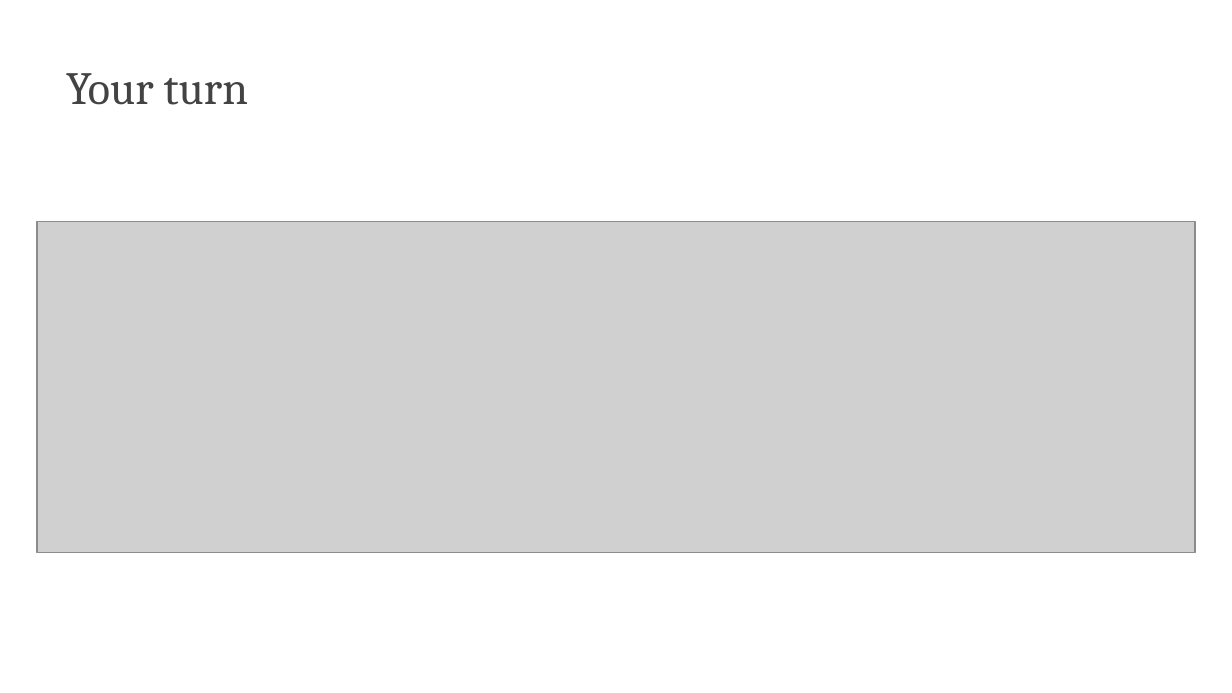
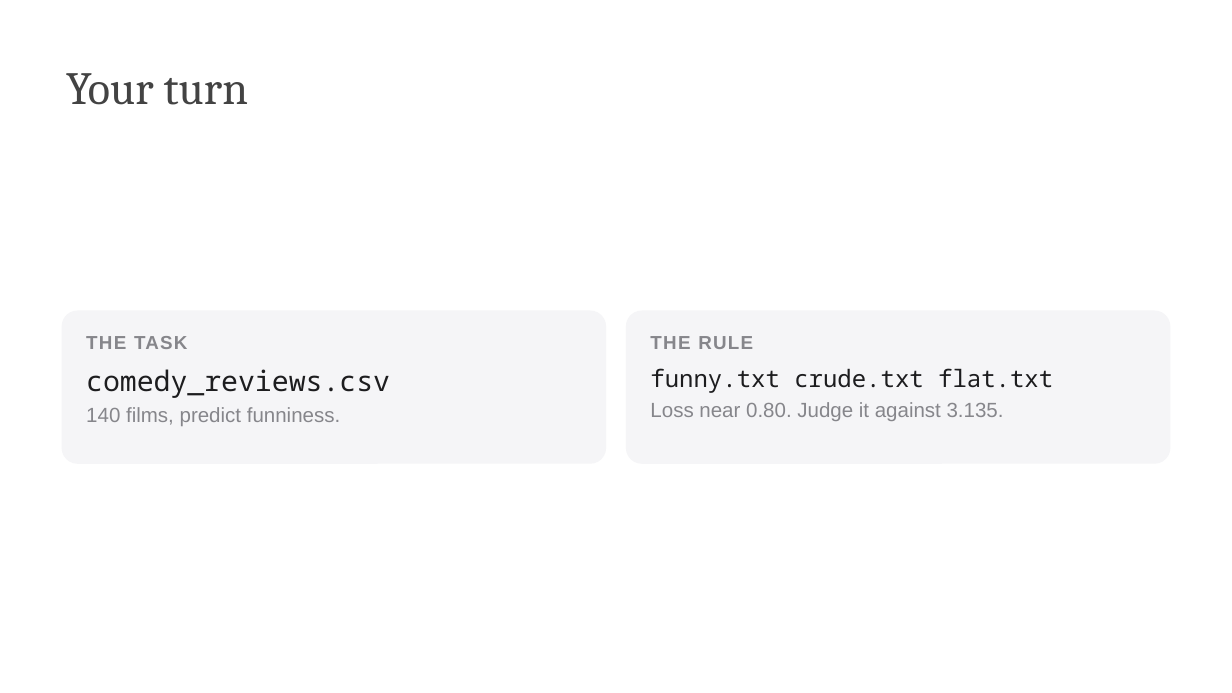
Before and after one commit to edavalosanaya/CSCI3495_NLP_LLMs_Student, a slide deck: slide 11 of weeks/week-04/class-02/lecture/slides.pptx. Drawn at 1232x693 pixels with LibreOffice and Linux fonts; fonts in the diff are those of the drawing; grey boxes stand for pictures; background and template pictures are left out. Boxes give left, top, right and bottom in pixels: in the first picture for what was removed or moved away, otherwise in the second. Text is boxed around its words. In the diff, an @@ line names an element or a change of style, - is before the commit and + after.

```diff
--- a/weeks/week-04/class-02/lecture/slides.pptx
+++ b/weeks/week-04/class-02/lecture/slides.pptx
@@ picture removed at [37,222,1195,552] @@
@@ rounded rectangle added at [62,310,606,463], fill #F5F5F7 @@
@@ rounded rectangle added at [626,310,1170,463], fill #F5F5F7 @@
@@ text added at [86,336,390,426], 12 pt, text #86868B @@
+THE TASK
+comedy_reviews.csv
+140 films, predict funniness.
@@ text added at [650,336,1053,421], 12 pt, text #86868B @@
+THE RULE
+funny.txt crude.txt flat.txt
+Loss near 0.80. Judge it against 3.135.
```
Also in this commit, not shown: 3 other slides changed, 7 slides added, 7 slides removed, 38 other files.
